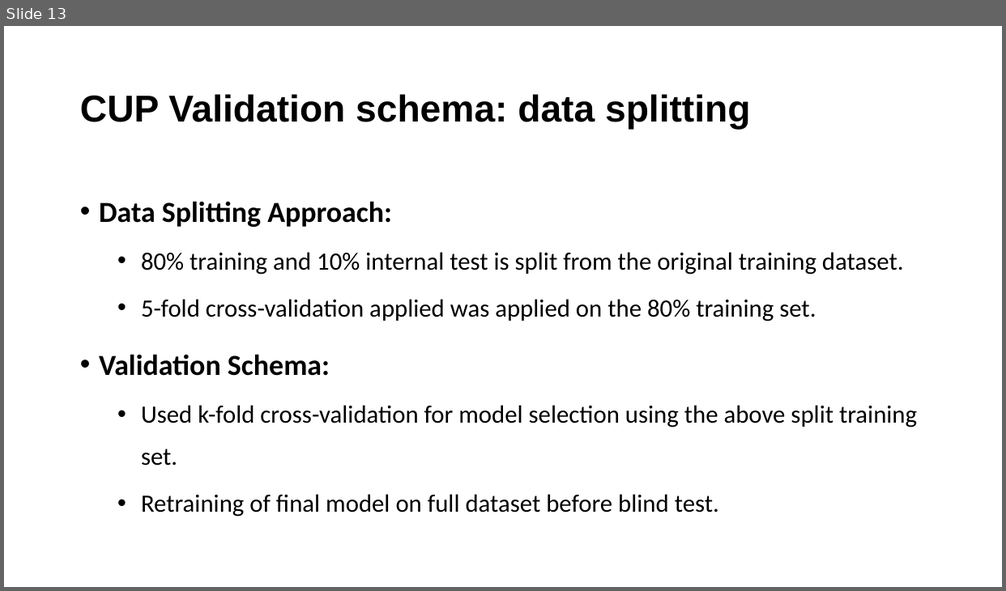
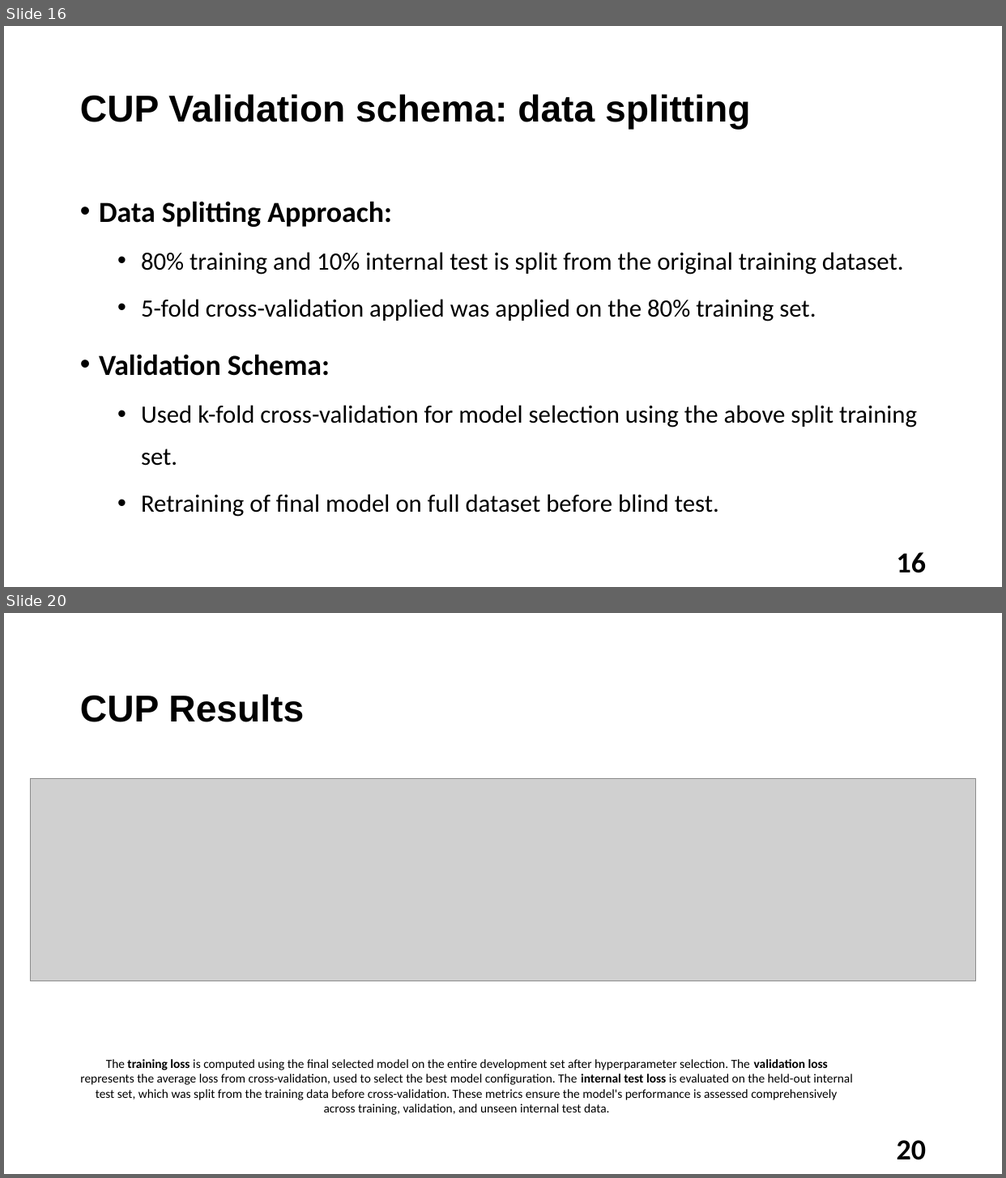
Before and after one commit to Tsion-Ketema/Machine_learning_project_2024, a slide deck: report_slide.pptx. Shown one above the other, each under a label of ours: slide 13 before the commit, slides 16 and 20 after it; the slides between them are not shown. The pictures are 1006x591 and 1006x1178 pixels, drawn with LibreOffice and Linux fonts; fonts in the diff are those of the drawing; grey boxes stand for pictures. Boxes give left, top, right and bottom in pixels: in the first picture for what was removed or moved away, otherwise in the second. Text is boxed around its words. In the diff, an @@ line names an element or a change of style, - is before the commit and + after.

```diff
--- a/report_slide.pptx
+++ b/report_slide.pptx
@@ slide 20 added at (4,613,1002,1174), background #FFFFFF @@
@@ title added at (80,694,304,722), 36 pt, text #000000, bold @@
+CUP Results
@@ picture added at (30,779,977,982) @@
@@ text added at (80,1059,852,1115), 12 pt, text #000000 @@
+The training loss is computed using the final selected model on the entire development set after hyperparameter selection. The validation loss represents the average loss from cross-validation, used to select the best model configuration. The internal test loss is evaluated on the held-out internal test set, which was split from the training data before cross-validation. These metrics ensure the model's performance is assessed comprehensively across training, validation, and unseen internal test data.
@@ page number added at (897,1140,926,1161), 28 pt, text #000000, bold @@
+20
@@ what was slide 13 is now slide 16 @@
@@ slide 16 changed as well @@
@@ page number added at (897,552,926,574), 28 pt, text #000000, bold @@
+16
```
Also in this commit, not shown: 9 other slides changed, 16 other slides added, 10 slides removed, 23 other files.
